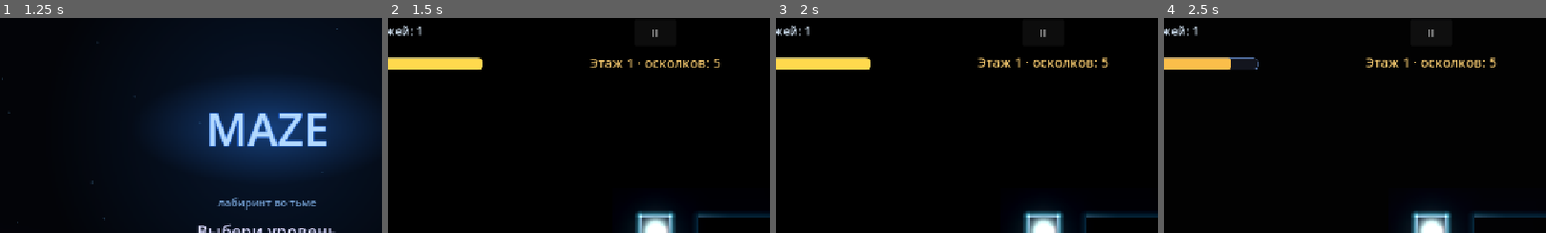
Above: before the commit, frames 1-4 (left to right).
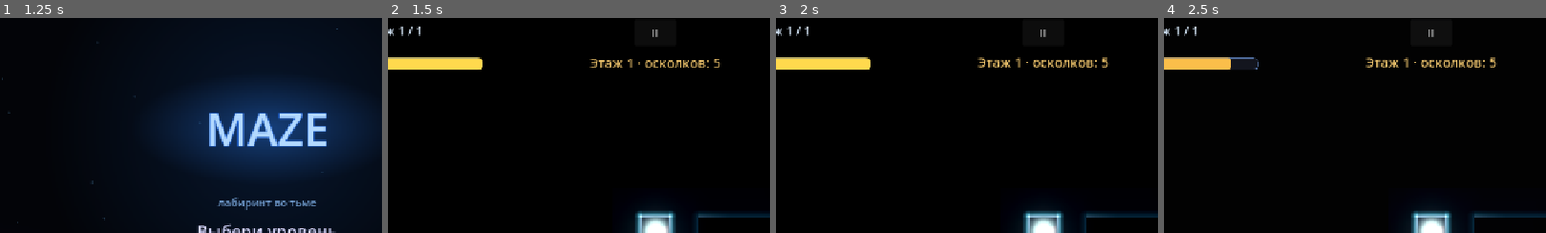
Above: after the commit, the same moments.

Repository: gish4ik1985-crypto/maze-off
Game: Godot game, scene res://menu.tscn
Two runs of this game, one before a commit and one after it. Both use one fixed random seed, a clock stepped at 60 frames per second and the inputs below.
Inputs:
- Up to frame 1 (1.25 s): click "Играть" at 0.5 s
- Up to frame 2 (1.5 s): click "1" at 1.25 s
- Up to frame 3 (2 s): no input
- Up to frame 4 (2.5 s): click "Вспышка" at 2 s
The pictures show only the part of the screen within x 15-65%, y 0-50%; the shares and areas given below are measured in that part.

Frame 1 is identical in both runs. In frame 2, 0.2% of the frame differs, in the area x 2-9%, y 3-9%; in frame 3, 0.2%; in frame 4, 0.2%.

Commit message:
Порталы-переходы, этаж в HUD, односторонний спуск, перезарядка станций 5с
- Переходы между этажами теперь крутящиеся порталы (make_portal в textures.gd)
  вместо белого кристалла: открытый — фиолетовый, запертый — янтарный; узел
  двери медленно вращает спрайт и пульсирует светом.
- В HUD показывается текущий этаж: «Уровень N · этаж X / M» (обновляется
  при спуске).
- Спуск стал односторонним: после перехода на новый этаж порталы назад (на
  пройденные верхние этажи) плавно запечатываются — обратной дороги нет
  (seal_below). Гарантированно открытый портал вниз сохраняет проходимость.
- Перезарядка кристаллов света (станций) увеличена с 3 до 5 секунд.

Co-Authored-By: Claude Opus 4.8 <noreply@anthropic.com>

Diff:
--- a/door.gd
+++ b/door.gd
@@ -1,10 +1,11 @@
 extends Area2D
 
-# Серая двусторонняя дверь между этажами. Может быть заперта — тогда нужен
-# собранный осколок-ключ. С шансом перегенерирует этаж, в который ведёт.
+# Портал между этажами. Открытый — фиолетовый крутящийся портал; запертый —
+# тревожный янтарь (нужен собранный осколок-ключ). Переход ОДНОСТОРОННИЙ: после
+# спуска на новый этаж порталы назад (на пройденные этажи) запечатываются.
 
-const DOOR_COLOR := Color(0.6, 0.6, 0.66)
-const LOCKED_COLOR := Color(0.85, 0.45, 0.35)
+const OPEN_COLOR := Color(0.66, 0.45, 1.0)    # открытый портал — фиолетовый
+const LOCKED_COLOR := Color(1.0, 0.52, 0.32)  # запертый — янтарь
 
 var delta_y: float = 0.0
 var target_floor: int = 0
@@ -16,6 +17,7 @@
 
 var _spr: Sprite2D
 var _lt: PointLight2D
+var _anim: float = 0.0
 
 func _ready() -> void:
 	var col := CollisionShape2D.new()
@@ -28,17 +30,26 @@
 	add_child(_spr)
 
 	_lt = PointLight2D.new()
-	_lt.texture = MazeTextures.make_light(120)
-	_lt.energy = 0.45
+	_lt.texture = MazeTextures.make_light(150)
+	_lt.energy = 0.5
 	_lt.shadow_enabled = false
 	add_child(_lt)
 
 	_refresh_visual()
 	body_entered.connect(_on_body_entered)
 
+func _process(delta: float) -> void:
+	# Медленное вращение + лёгкая пульсация — «живой» крутящийся портал.
+	_anim += delta
+	if _spr:
+		_spr.rotation += delta * 0.9
+		_spr.scale = Vector2.ONE * (0.95 + 0.05 * sin(_anim * 2.4))
+	if _lt:
+		_lt.energy = 0.5 + 0.18 * sin(_anim * 2.4)
+
 func _refresh_visual() -> void:
-	var c := LOCKED_COLOR if (locked and not unlocked) else DOOR_COLOR
-	_spr.texture = MazeTextures.make_gem(16, c)
+	var c := LOCKED_COLOR if (locked and not unlocked) else OPEN_COLOR
+	_spr.texture = MazeTextures.make_portal(18, c)
 	_lt.color = c
 
 func unlock() -> void:
@@ -52,7 +63,7 @@
 	if locked and not unlocked:
 		if game and game.has_method("use_key") and game.use_key():
 			unlock()
-			if partner:
+			if partner and is_instance_valid(partner):
 				partner.unlock()
 		else:
 			if game and game.has_method("flash_message"):
@@ -68,8 +79,11 @@
 	# Эффект перехода между этажами: засветка экрана + портал в точке прибытия
 	if game:
 		if game.has_method("flash_screen"):
-			game.flash_screen(Color(0.62, 0.82, 1.0), 0.32)
+			game.flash_screen(Color(0.72, 0.6, 1.0), 0.32)
 		_spawn_warp(body.global_position)
+		# Односторонний переход: запечатать порталы на пройденные (верхние) этажи.
+		if game.has_method("seal_below"):
+			game.call_deferred("seal_below", target_floor)
 
 	if game and regen_chance > 0.0 and randf() < regen_chance:
 		if game.has_method("regenerate_floor"):
@@ -80,8 +94,23 @@
 		return
 	var b := Node2D.new()
 	b.set_script(load("res://burst.gd"))
-	b.color = Color(0.6, 0.82, 1.0, 1.0)
+	b.color = Color(0.72, 0.6, 1.0, 1.0)
 	b.max_scale = 5.5
 	b.light_energy = 2.2
 	game.add_child(b)
 	b.global_position = pos
+
+# Плавно убрать портал — обратного пути на пройденный этаж больше нет.
+func vanish() -> void:
+	set_process(false)
+	set_deferred("monitoring", false)
+	if _spr == null:
+		queue_free()
+		return
+	var t := create_tween()
+	t.set_parallel(true)
+	t.tween_property(_spr, "scale", Vector2.ZERO, 0.28).set_trans(Tween.TRANS_BACK).set_ease(Tween.EASE_IN)
+	if _lt:
+		t.tween_property(_lt, "energy", 0.0, 0.28)
+	t.set_parallel(false)
+	t.tween_callback(queue_free)
--- a/main.gd
+++ b/main.gd
@@ -244,6 +244,7 @@
 func _update_hud() -> void:
 	if not _won and not _dead and _player and is_instance_valid(_player):
 		_time_label.text = "Время: %.1f с" % _elapsed
+		_level_label.text = "Уровень %d   ·   этаж %d / %d" % [_level, _player.current_floor + 1, _floors]
 
 	if _player and is_instance_valid(_player):
 		var r: float = clampf(_player.energy / _player.max_energy, 0.0, 1.0)
@@ -757,7 +758,18 @@
 	d.regen_chance = GameConfig.door_regen_chance if regen_ok else 0.0
 	d.position = pos
 	add_child(d)
+	d.add_to_group("door")
 	return d
+
+# Переходы между этажами — односторонние (вниз). После спуска убираем все порталы,
+# ведущие на пройденные верхние этажи (target_floor < текущего): назад дороги нет.
+func seal_below(floor_idx: int) -> void:
+	for dr in get_tree().get_nodes_in_group("door"):
+		if is_instance_valid(dr) and dr.target_floor < floor_idx:
+			if dr.has_method("vanish"):
+				dr.vanish()
+			else:
+				dr.queue_free()
 
 func _place_exit() -> void:
 	var lf := _floors - 1
@@ -1528,7 +1540,7 @@
 
 	# --- Левый верхний угол: уровень + время (свободно, без панели/обводки) ---
 	_level_label = Label.new()
-	_level_label.text = "Уровень %d   ·   этажей: %d" % [_level, _floors]
+	_level_label.text = "Уровень %d   ·   этаж 1 / %d" % [_level, _floors]
 	_level_label.position = Vector2(16, 10)
 	_level_label.add_theme_font_size_override("font_size", 20)
 	_level_label.add_theme_color_override("font_color", Color(0.86, 0.93, 1.0))
--- a/station.gd
+++ b/station.gd
@@ -6,7 +6,7 @@
 # Шкала восстановления рисуется кольцом вокруг кристалла (_draw).
 
 const STATION_COLOR := Color(0.35, 0.78, 1.0)   # электрик-синяя энергия
-const RECHARGE_TIME := 3.0                       # секунд на восстановление
+const RECHARGE_TIME := 5.0                       # секунд на восстановление
 const ENERGY_SECONDS := 0.6                      # глоток = charge_per_sec * это
 const XP_PER_DRAW := 20                          # XP за глоток
 const REVEAL_PER_DRAW := 0.2                     # заряд озарения за глоток
--- a/textures.gd
+++ b/textures.gd
@@ -235,6 +235,47 @@
 				var ga := clampf(1.0 - gd, 0.0, 1.0)
 				ga = ga * ga * 0.55
 				img.set_pixel(x, y, Color(aura.r, aura.g, aura.b, ga))
+	var tex := ImageTexture.create_from_image(img)
+	_cache[ck] = tex
+	return tex
+
+# ============================================================================
+# Портал между этажами: светящееся закрученное кольцо с тёмной воронкой в центре
+# и мягкой аурой. Узел двери медленно вращает спрайт — получается «крутящийся
+# портал», визуально явно отличный от кристаллов (станции/осколки/выход).
+static func make_portal(radius: int, color: Color) -> ImageTexture:
+	var ck := "portal_%d_%s" % [radius, color.to_html(true)]
+	if _cache.has(ck):
+		return _cache[ck]
+	var glow := int(round(radius * 1.5))
+	var d := (radius + glow) * 2
+	var c := d * 0.5
+	var img := Image.create_empty(d, d, false, Image.FORMAT_RGBA8)
+	var bright := Color(minf(1.0, color.r * 1.7 + 0.25), minf(1.0, color.g * 1.7 + 0.25), minf(1.0, color.b * 1.7 + 0.25), 1.0)
+	var void_col := Color(0.02, 0.03, 0.06, 1.0)
+	for y in d:
+		for x in d:
+			var vx := float(x) - c
+			var vy := float(y) - c
+			var dist := sqrt(vx * vx + vy * vy)
+			var t := dist / float(radius)               # 1.0 — внешний край кольца
+			var ang := atan2(vy, vx)
+			var col := color
+			var a := 0.0
+			if t <= 1.0:
+				var swirl := 0.5 + 0.5 * sin(ang * 2.0 + t * 10.0)   # закрученные рукава
+				var ring := exp(-pow((t - 0.82) / 0.16, 2.0))        # яркое кольцо у края
+				var fill := clampf(1.0 - t, 0.0, 1.0)                # заливка к центру
+				var lum := ring + fill * (0.16 + 0.24 * swirl)
+				col = color.lerp(bright, clampf(ring, 0.0, 1.0))
+				col = col.lerp(void_col, clampf(0.52 - t, 0.0, 0.52) * 1.1)  # тёмная воронка
+				a = clampf(lum, 0.0, 1.0)
+			else:
+				var g := clampf(1.0 - (t - 1.0) / (float(glow) / float(radius)), 0.0, 1.0)
+				col = color
+				a = g * g * 0.5
+			col.a = clampf(a, 0.0, 1.0)
+			img.set_pixel(x, y, col)
 	var tex := ImageTexture.create_from_image(img)
 	_cache[ck] = tex
 	return tex
